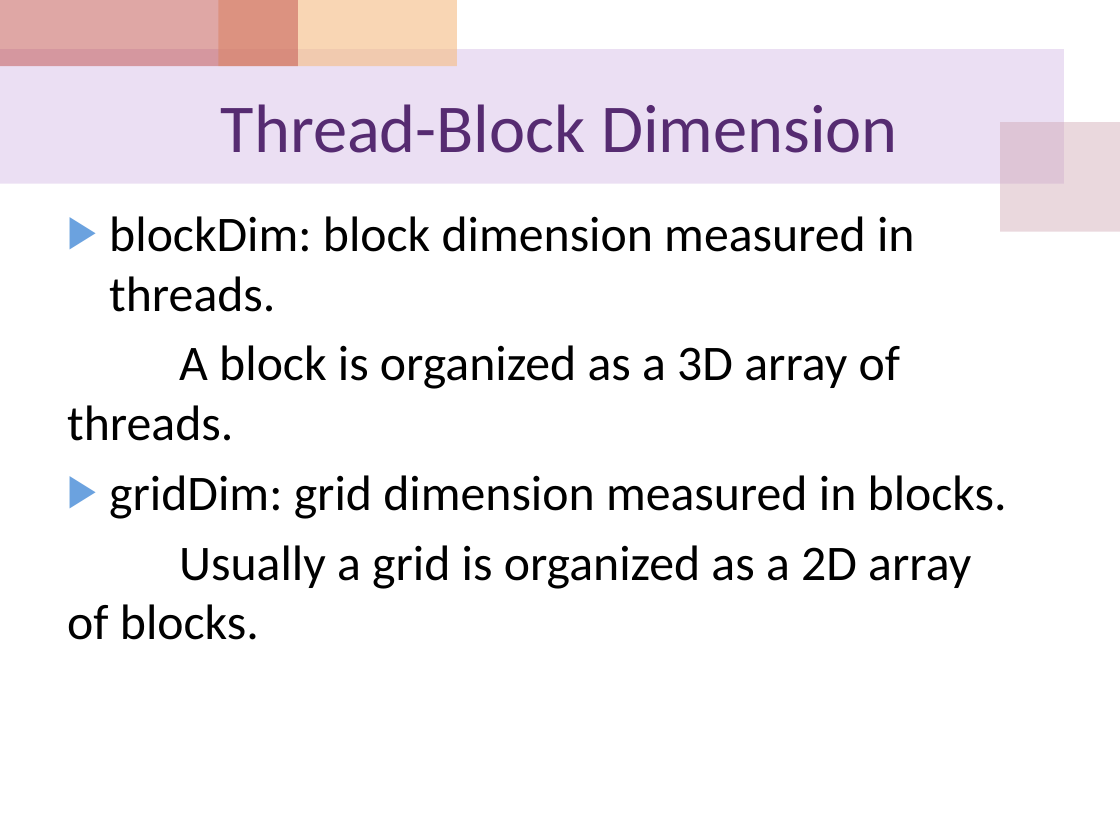
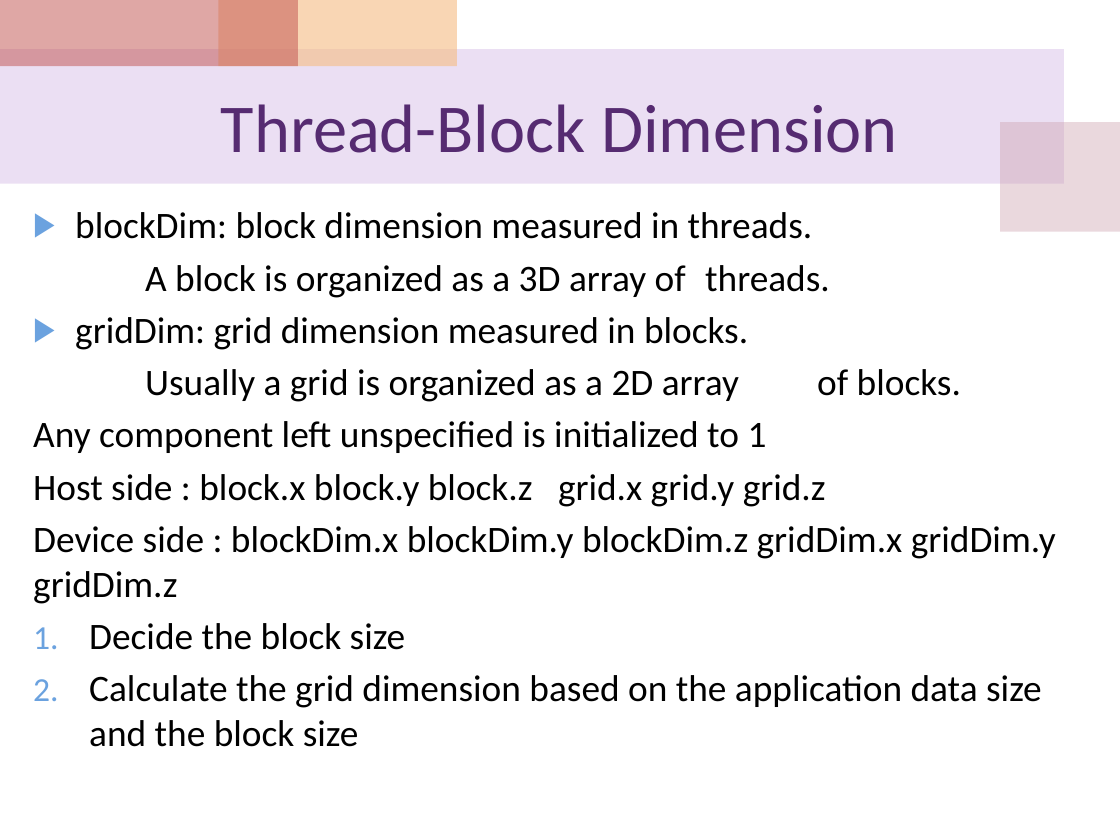
Before and after one commit to cocojk/major, a slide deck: slide 22 of gpu/EE817 Lecture 3 CUDA execution model.pptx. Drawn at 1120x840 pixels with LibreOffice and Linux fonts; fonts in the diff are those of the drawing. Boxes give left, top, right and bottom in pixels: in the first picture for what was removed or moved away, otherwise in the second. Text is boxed around its words. In the diff, an @@ line names an element or a change of style, - is before the commit and + after.

```diff
--- a/gpu/EE817 Lecture 3 CUDA execution model.pptx
+++ b/gpu/EE817 Lecture 3 CUDA execution model.pptx
@@ text "blockDim: block dimension measured in ...": place and size @@
-text "blockDim: block dimension measured in ..." at <box>67,216,1007,640</box>
+text "blockDim: block dimension measured in ..." at <box>33,212,1056,747</box>
@@ text at <box>75,212,961,402</box>: size 32 to 24 pt in "blockDim: block dimension measured in threads.", "A block is organized as a 3D ...", "gridDim: grid dimension measured in blocks.", "Usually a grid is organized as a ..."; less space between paragraphs @@
@@ text at <box>33,421,1056,747</box>: paragraphs added @@
+Any component left unspecified is initialized to 1
+Host side : block.x block.y block.z grid.x grid.y grid.z
+Device side : blockDim.x blockDim.y blockDim.z gridDim.x gridDim.y gridDim.z
+1. Decide the block size
+2. Calculate the grid dimension based on the application data size and the block size
```
Also in this commit, not shown: 2 other slides changed, 10 other files.
